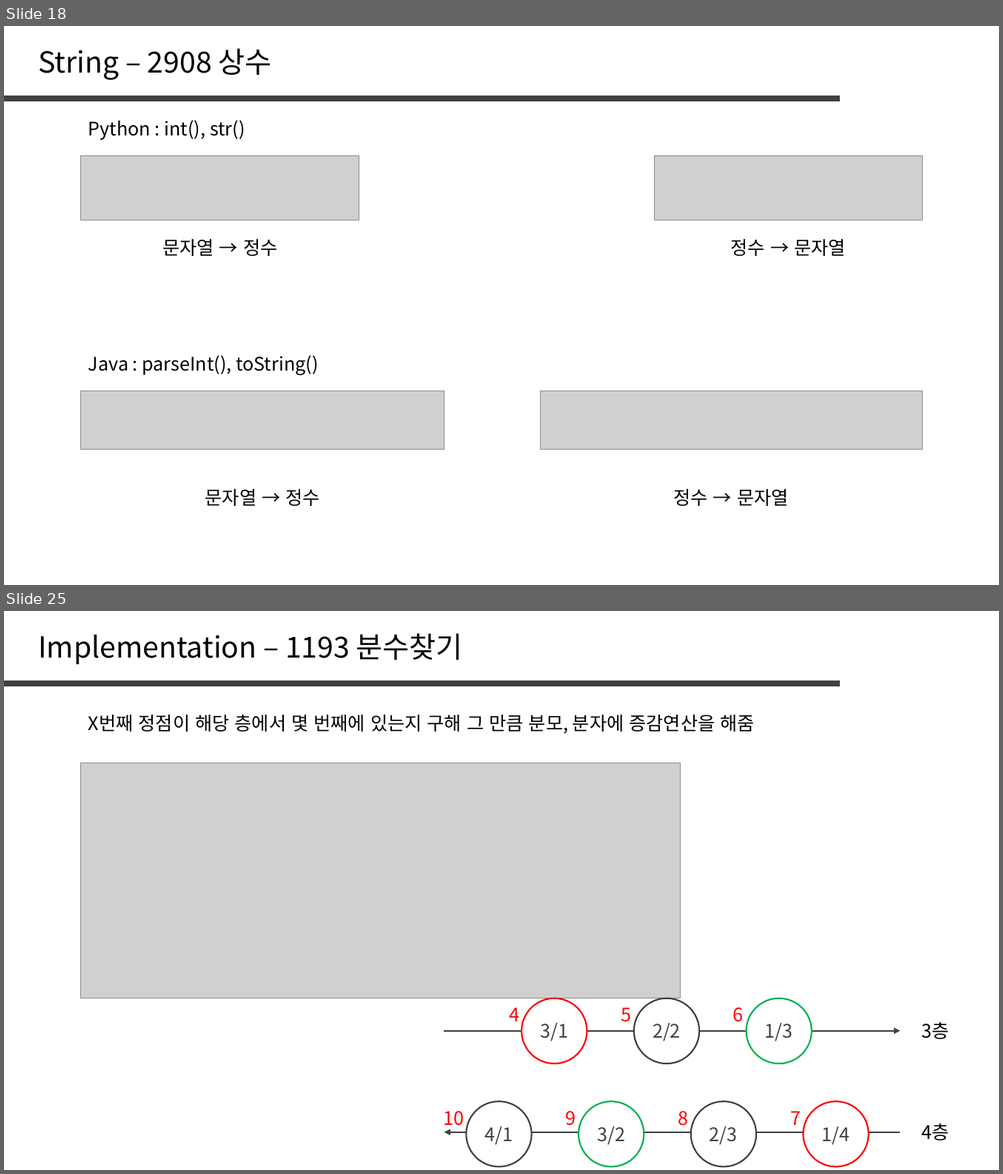
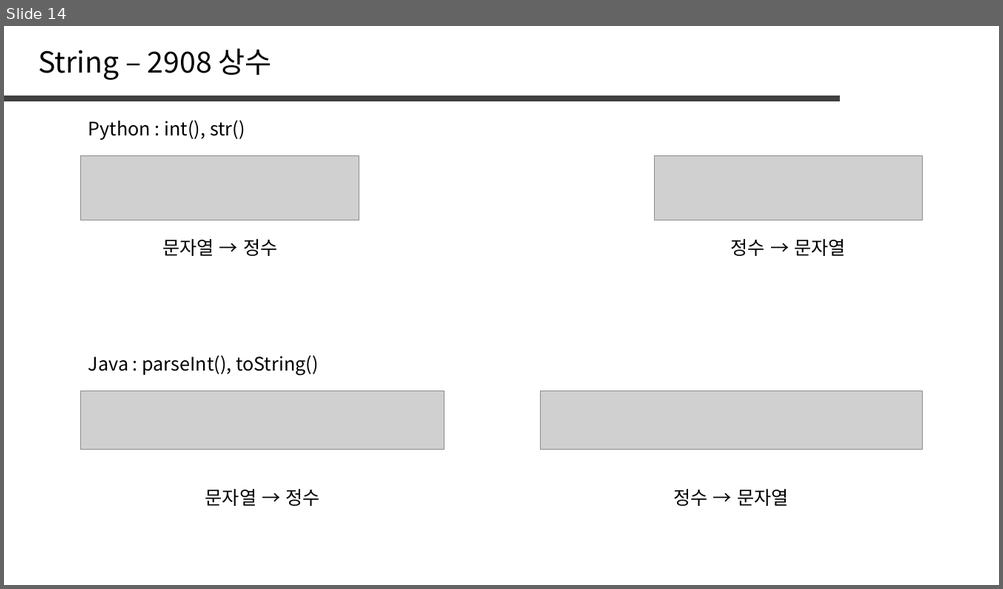
Before and after one commit to jaehoo1/PS-study, a slide deck: study/2_String.pptx. Shown one above the other, each under a label of ours: slides 18 and 25 before the commit, slide 14 after it; the slides between them are not shown. The pictures are 1003x1174 and 1003x589 pixels, drawn with LibreOffice and Linux fonts; fonts in the diff are those of the drawing; grey boxes stand for pictures. Boxes give left, top, right and bottom in pixels: in the first picture for what was removed or moved away, otherwise in the second. Text is boxed around its words. In the diff, an @@ line names an element or a change of style, - is before the commit and + after.

```diff
--- a/study/2_String.pptx
+++ b/study/2_String.pptx
@@ slide 25 removed at (x1=4, y1=611, x2=999, y2=1170), background #FFFFFF @@
@@ text removed at (x1=38, y1=633, x2=463, y2=664) @@
-Implementation – 1193 분수찾기
@@ line removed from (4, 684) to (839, 684) @@
@@ text removed at (x1=88, y1=715, x2=754, y2=734) @@
-X번째 정점이 해당 층에서 몇 번째에 있는지 구해 그 만큼 분모, 분자에 증감연산을 해줌
@@ picture removed at (x1=81, y1=763, x2=680, y2=999) @@
@@ text removed at (x1=509, y1=1008, x2=519, y2=1022) @@
-4
@@ ellipse removed at (x1=522, y1=999, x2=587, y2=1065) @@
-3/1
@@ text removed at (x1=621, y1=1008, x2=632, y2=1022) @@
-5
@@ ellipse removed at (x1=634, y1=999, x2=700, y2=1065) @@
-2/2
@@ text removed at (x1=732, y1=1008, x2=743, y2=1022) @@
-6
@@ ellipse removed at (x1=746, y1=999, x2=812, y2=1065) @@
-1/3
@@ arrow removed from (444, 1031) to (900, 1031) @@
@@ text removed at (x1=922, y1=1022, x2=949, y2=1039) @@
-3층
@@ text removed at (x1=443, y1=1111, x2=464, y2=1130) @@
-10
@@ ellipse removed at (x1=466, y1=1102, x2=532, y2=1167) @@
-4/1
@@ text removed at (x1=565, y1=1111, x2=575, y2=1126) @@
-9
@@ ellipse removed at (x1=578, y1=1102, x2=644, y2=1167) @@
-3/2
@@ text removed at (x1=677, y1=1111, x2=688, y2=1126) @@
-8
@@ ellipse removed at (x1=691, y1=1102, x2=756, y2=1167) @@
-2/3
@@ text removed at (x1=791, y1=1111, x2=801, y2=1125) @@
-7
@@ ellipse removed at (x1=803, y1=1102, x2=869, y2=1167) @@
-1/4
@@ arrow removed from (900, 1133) to (444, 1133) @@
@@ text removed at (x1=922, y1=1124, x2=949, y2=1141) @@
-4층
@@ what was slide 18 is now slide 14 @@
```
Also in this commit, not shown: 4 slides changed, 6 slides added, 6 other slides removed.
